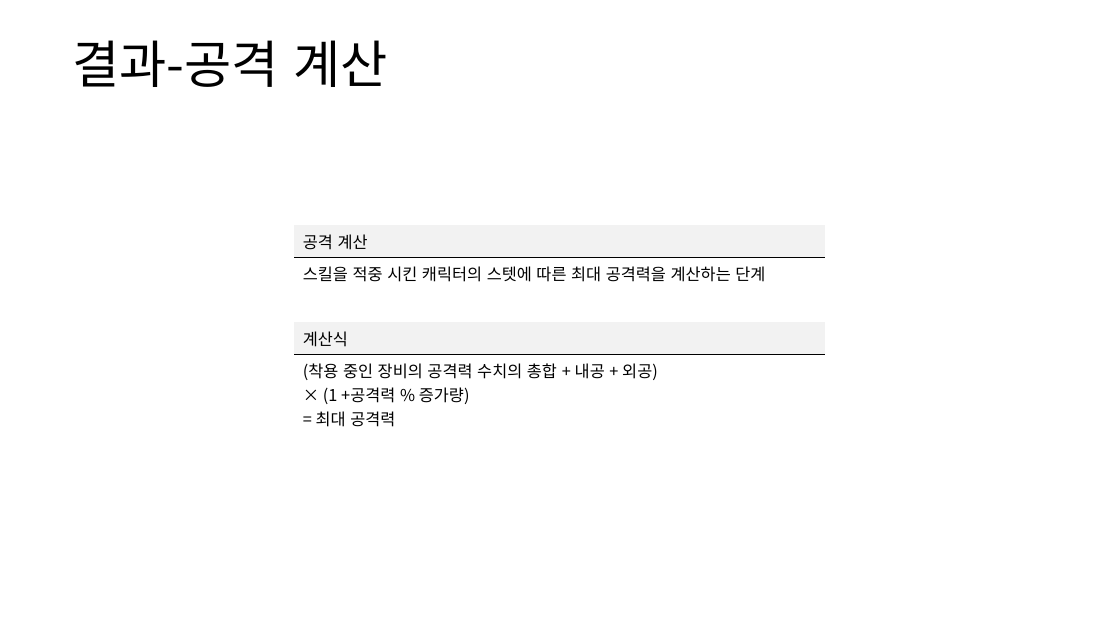
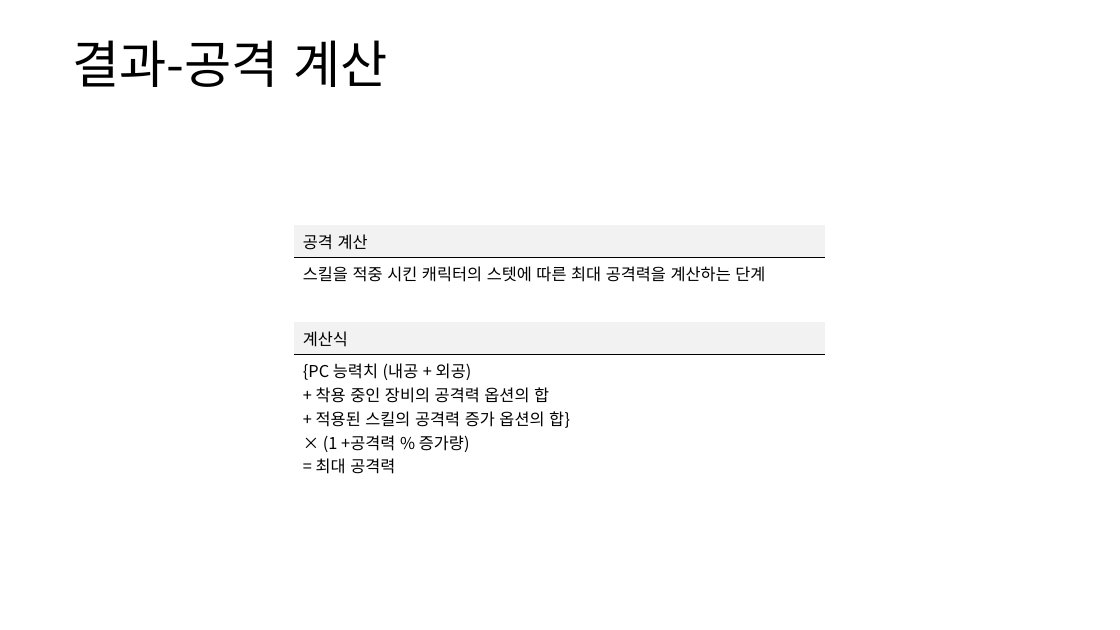
Before and after one commit to yjk0401/unityenginebasic_9th, a slide deck: slide 57 of 기획/방랑엽사전/스킬 시스템 기획서.pptx (slide 60 before the commit). Drawn at 1120x630 pixels with LibreOffice and Linux fonts; fonts in the diff are those of the drawing. Boxes give left, top, right and bottom in pixels: in the first picture for what was removed or moved away, otherwise in the second. Text is boxed around its words. In the diff, an @@ line names an element or a change of style, - is before the commit and + after.

```diff
--- a/기획/방랑엽사전/스킬 시스템 기획서.pptx
+++ b/기획/방랑엽사전/스킬 시스템 기획서.pptx
@@ table at (x1=295, y1=225, x2=826, y2=478) @@
-row 5, column 1: (착용 중인 장비의 공격력 수치의 총합 + 내공 + 외공) / × (1 +공격력 % 증가량) / = 최대 공격력
+row 5, column 1: {PC 능력치 (내공 + 외공) / + 착용 중인 장비의 공격력 옵션의 합 / + 적용된 스킬의 공격력 증가 옵션의 합} / × (1 +공격력 % 증가량) / = 최대 공격력
```
Also in this commit, not shown: 10 other slides changed, 3 slides removed, 2 other files.
